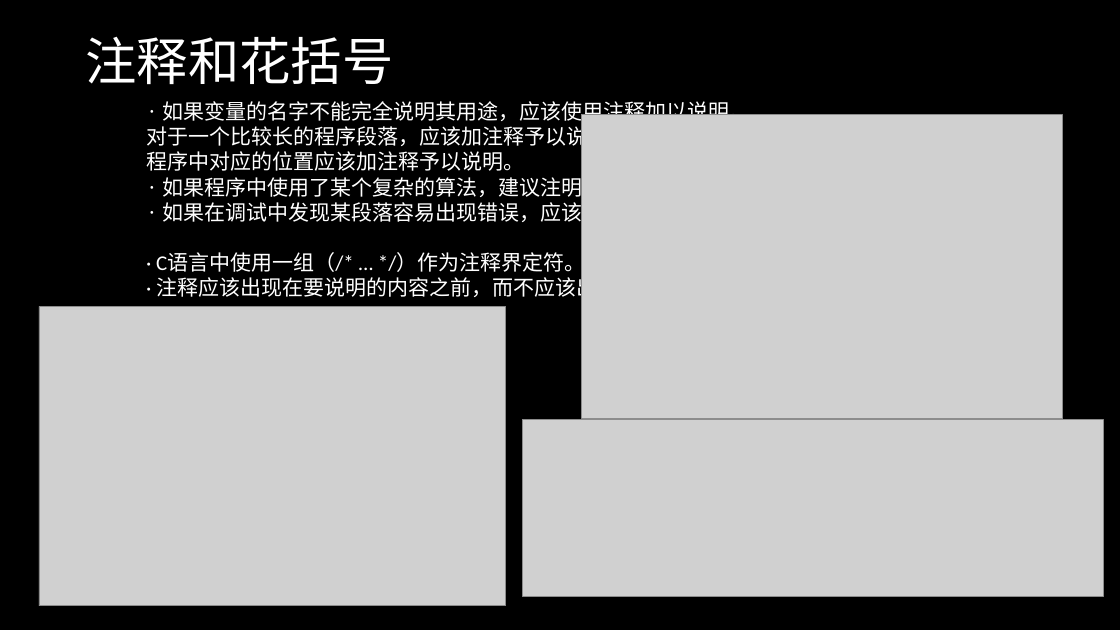
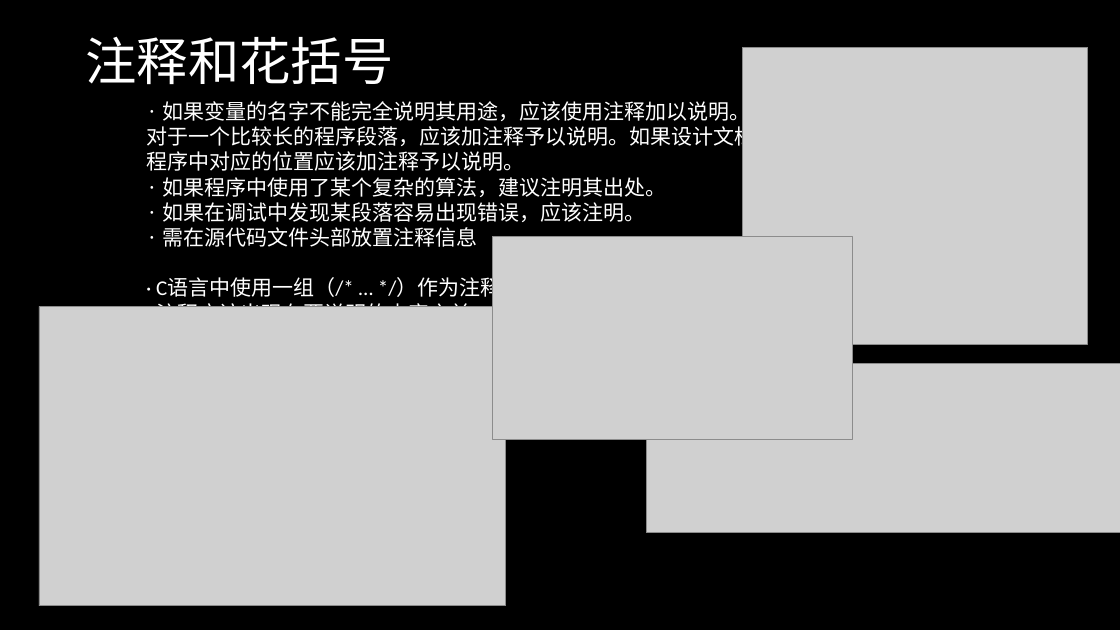
Before and after one commit to itwhy1994/Courseware, a slide deck: slide 7 of 2-代码规范.pptx. Drawn at 1120x630 pixels with LibreOffice and Linux fonts; fonts in the diff are those of the drawing; grey boxes stand for pictures. Boxes give left, top, right and bottom in pixels: in the first picture for what was removed or moved away, otherwise in the second. Text is boxed around its words. In the diff, an @@ line names an element or a change of style, - is before the commit and + after.

Commit message:
添加注释头文件规范

```diff
--- a/2-代码规范.pptx
+++ b/2-代码规范.pptx
@@ picture: place and size @@
-picture at [582,114,1063,418]
+picture at [743,48,1088,344]
@@ text at [163,227,478,247]: paragraph added @@
+· 需在源代码文件头部放置注释信息
@@ picture added at [492,236,852,440] @@
@@ picture: place and size @@
-picture at [523,420,1104,597]
+picture at [646,363,1120,533]
```
